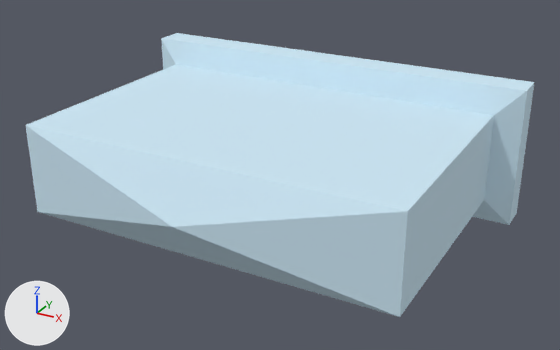
The FBX model Unity Project/Giroux-CAP6117-SANC - crown/Assets/Models/LOD Headstones/PA-550-F.fbx as it was, and as the next commit left it.
Both versions are drawn from a 50 mm lens placed at (1.119, -2.445, 0.941), pointed at (0.045, -0.491, -0.036). The lights are fixed; the arrows at lower left show +X, +Y and +Z. The picture after the commit comes second. Where no turn or scale is listed for an object, it has been applied to the vertices.

Objects in the first picture: 'PA-550-F_LOD0'.
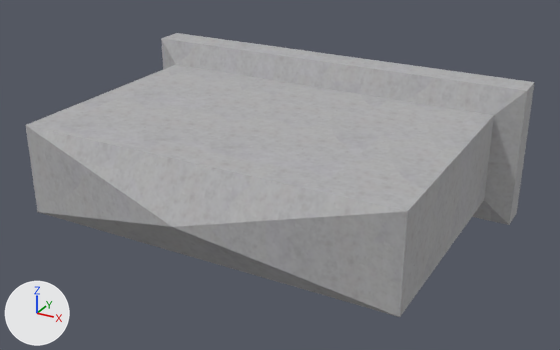
Location of each change, (x1, y1, x2, y2) in pixels of the pictures (560 x 350 px):
'PA-550-F_LOD0', recoloured (blue to grey): (25, 33, 535, 317) in both

What changed in the scene script:
```text
Add img_b_550_f_png:
    img_b_550_f_png = load_image('B-550-F.png', '../../Materials/LOD Headstone Mats/B-550-F.png', 1024, 1024, 'sRGB')
Add mat_0_615686_0_811765_0_929412_0_000000_0_131:
    mat_0_615686_0_811765_0_929412_0_000000_0_131 = principled_material('0.615686_0.811765_0.929412_0.000000_0.131')
    mat_0_615686_0_811765_0_929412_0_000000_0_131.texture = img_b_550_f_png
    mat_0_615686_0_811765_0_929412_0_000000_0_131.roughness = 0.859
Change me_mesh15:
    where me_mesh15.from_pydata(...)  # 17 vertices, 30 faces; spans x -0.686..0.686, y -0.996..0.0, z -0.229..0.229
    remove me_mesh15.materials.append(mat_0_615686_0_811765_0_929412_0_000000_0_000000)  # blue #cee9f7
    add me_mesh15.materials.append(mat_0_615686_0_811765_0_929412_0_000000_0_131)  # picture img_b_550_f_png
```
